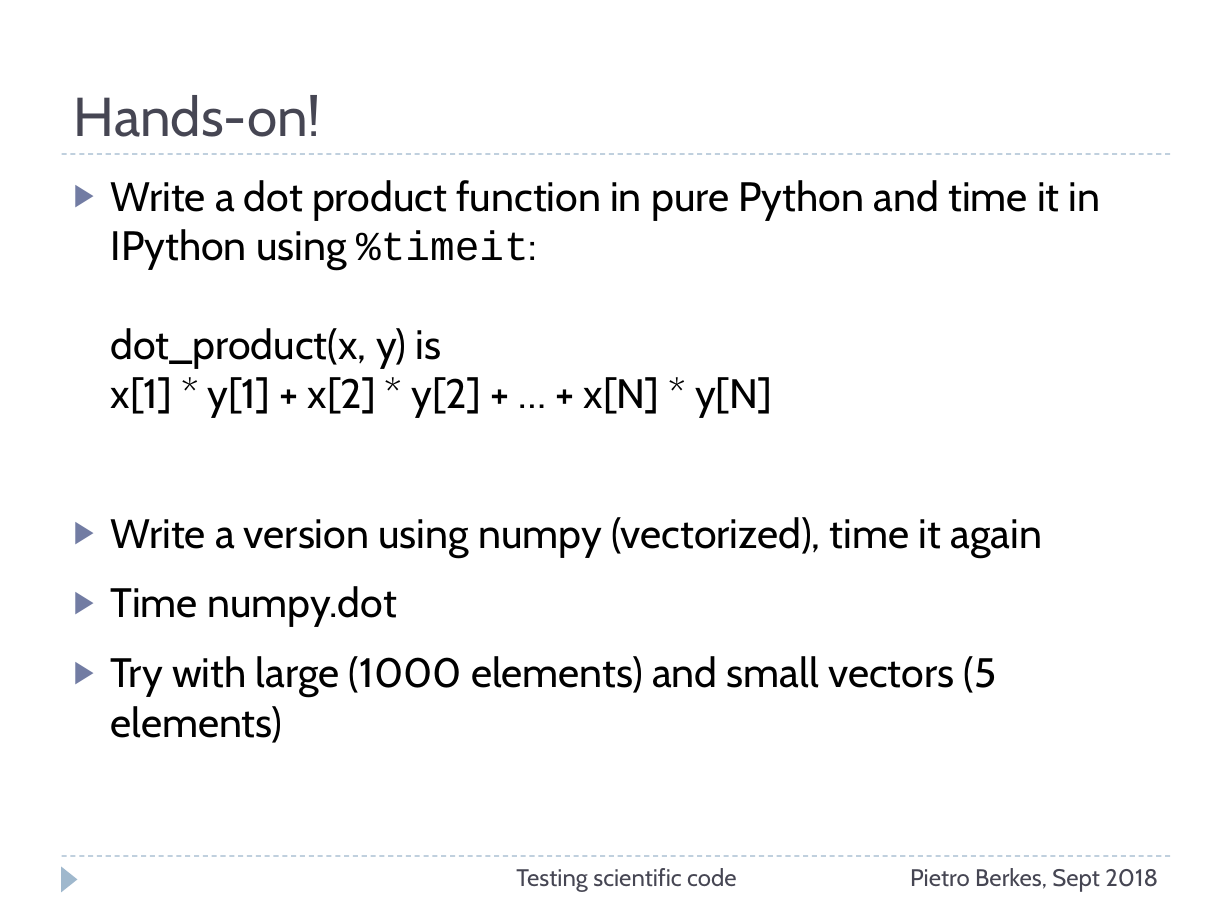
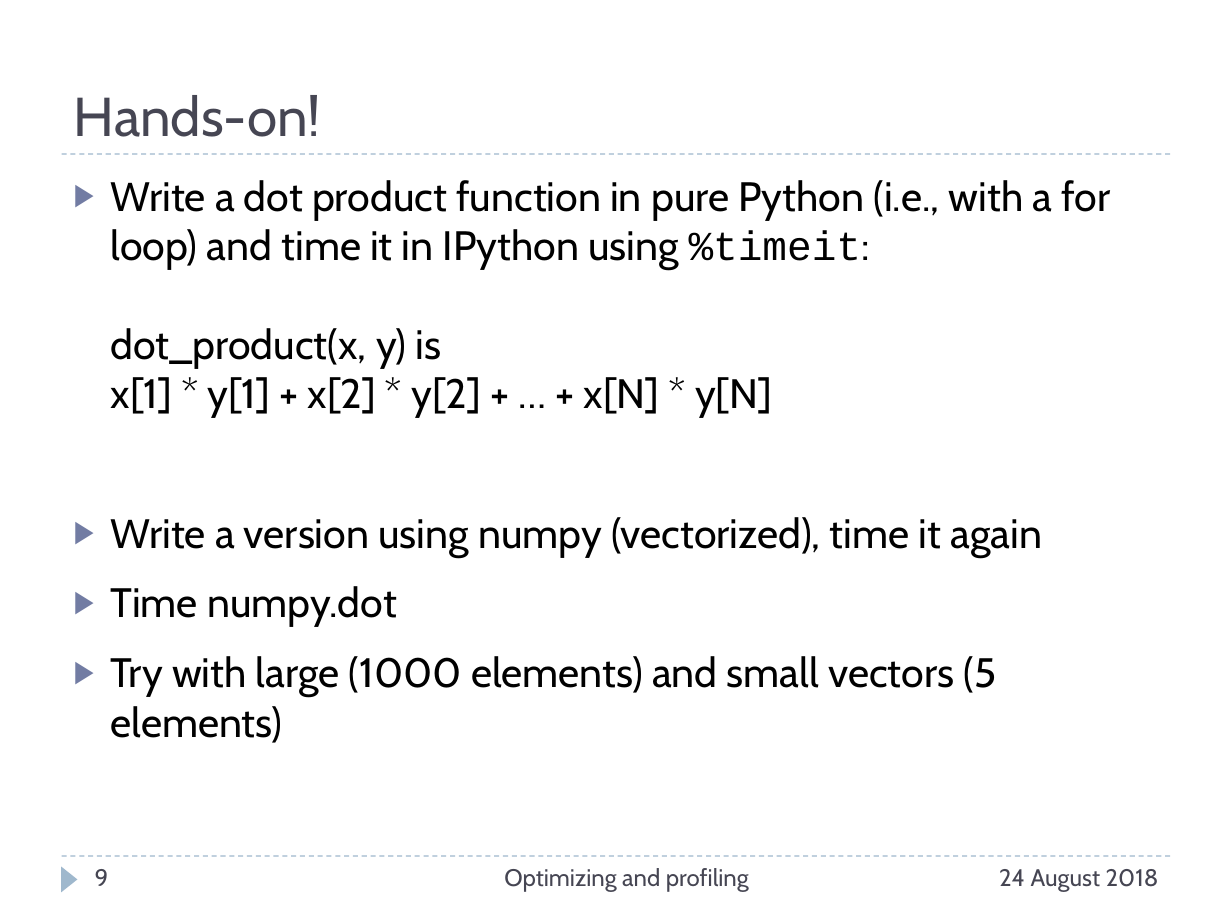
Before and after one commit to ASPP/testing_debugging_profiling, a slide deck: slide 9 of profiling.pptx (slide 8 before the commit). Drawn at 1232x924 pixels with LibreOffice and Linux fonts; fonts in the diff are those of the drawing. Boxes give left, top, right and bottom in pixels: in the first picture for what was removed or moved away, otherwise in the second. Text is boxed around its words. In the diff, an @@ line names an element or a change of style, - is before the commit and + after.

```diff
--- a/profiling.pptx
+++ b/profiling.pptx
@@ text at <box>111,180,1111,418</box>: text changed @@
-▶ Write a dot product function in pure Python and time it in IPython using %timeit:
-  dot_product(x, y) is
-  x[1] * y[1] + x[2] * y[2] + … + x[N] * y[N]
+▶ Write a dot product function in pure Python (i.e., with a for loop) and time it in IPython using %timeit:
+  dot_product(x, y) is
+  x[1] * y[1] + x[2] * y[2] + … + x[N] * y[N]
@@ page number added at <box>95,869,109,886</box>, 14 pt, text #464653 @@
+9
@@ text at <box>504,868,749,892</box>: text changed @@
-Testing scientific code
+Optimizing and profiling
@@ text at <box>999,869,1159,892</box>: text changed @@
-Pietro Berkes, Sept 2018
+24 August 2018
```
Also in this commit, not shown: 15 other slides changed, 4 slides added, 3 slides removed, 10 other files.
